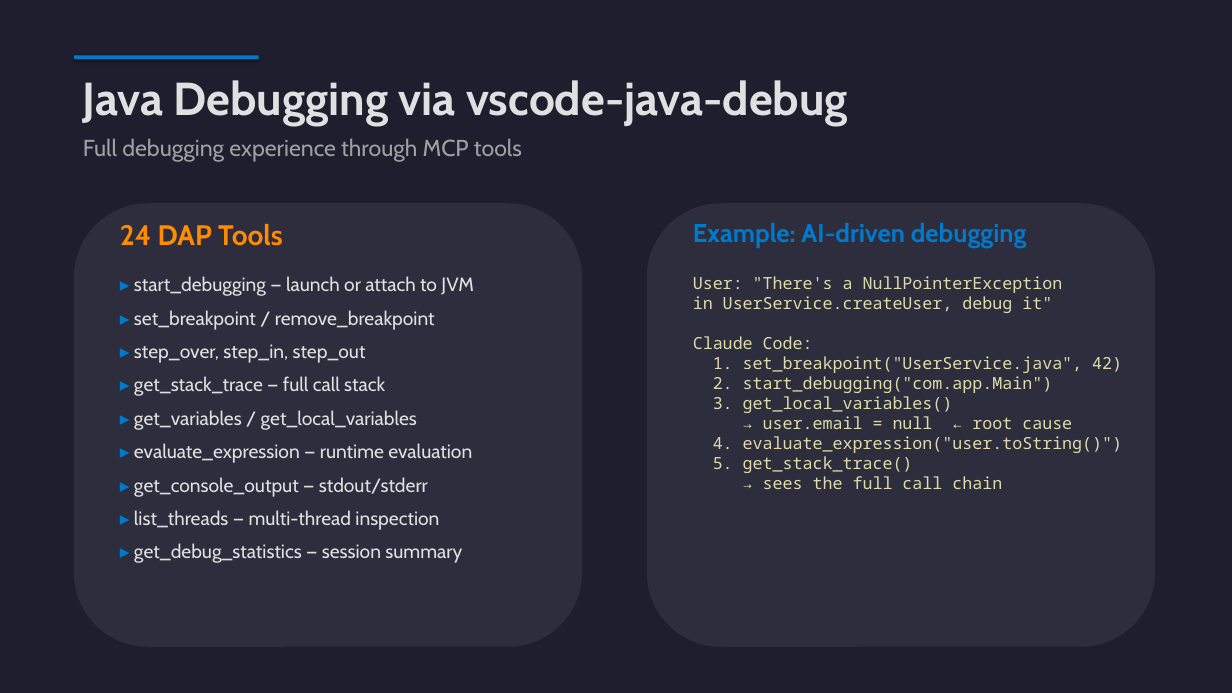
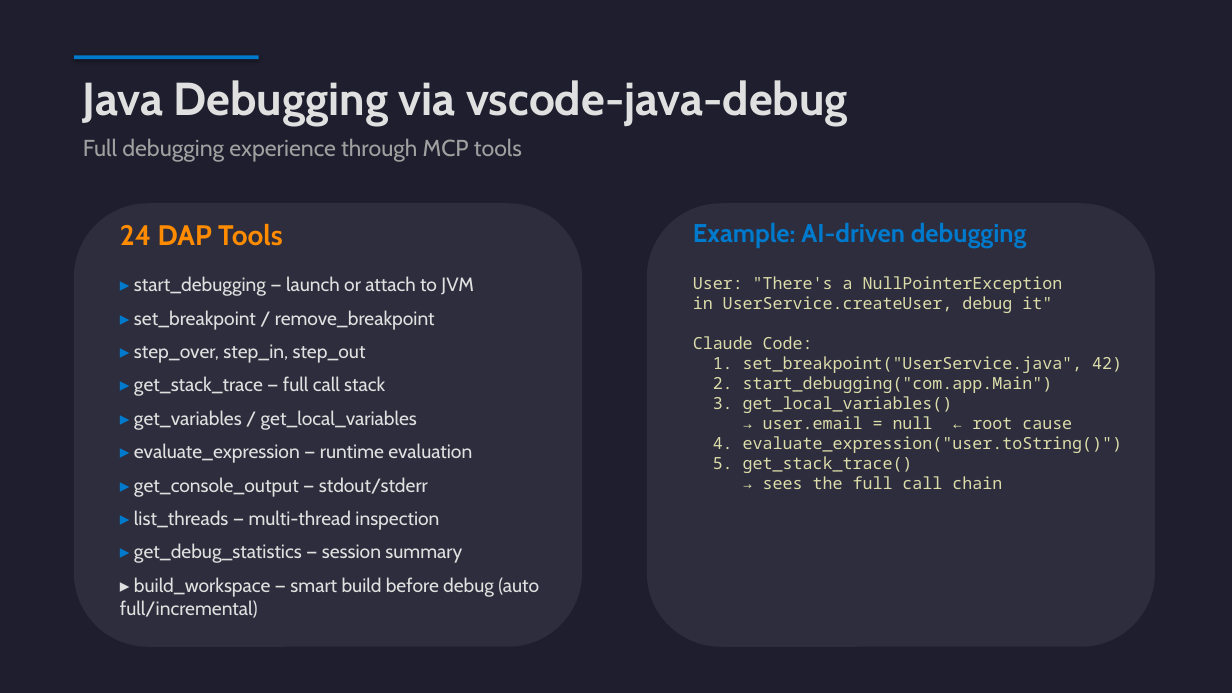
Before and after one commit to angelozerr/mcp-ade, a slide deck: slide 9 of presentation/MCP_LanguageTools.pptx. Drawn at 1232x693 pixels with LibreOffice and Linux fonts; fonts in the diff are those of the drawing. Boxes give left, top, right and bottom in pixels: in the first picture for what was removed or moved away, otherwise in the second. Text is boxed around its words. In the diff, an @@ line names an element or a change of style, - is before the commit and + after.

Commit message:
Provide refresh/build workspace

```diff
--- a/presentation/MCP_LanguageTools.pptx
+++ b/presentation/MCP_LanguageTools.pptx
@@ text at [120,543,539,618]: text changed @@
-▸ get_debug_statistics — session summary
+▸ get_debug_statistics — session summary
+▸ build_workspace — smart build before debug (auto full/incremental)
```
Also in this commit, not shown: 2 other slides changed, 10 other files.
